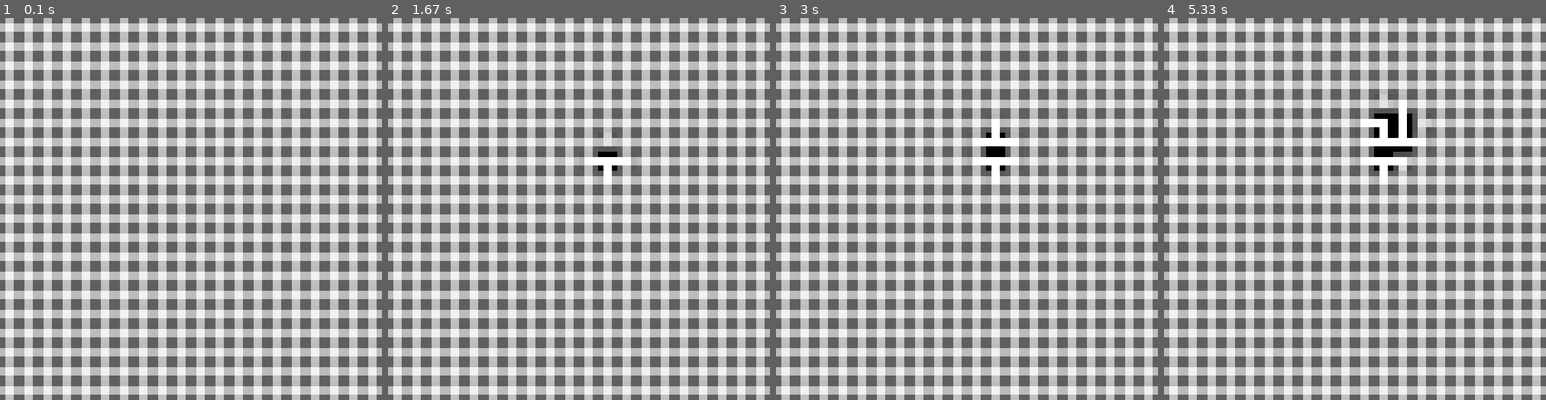
Above: before the commit, frames 1-4 (left to right).
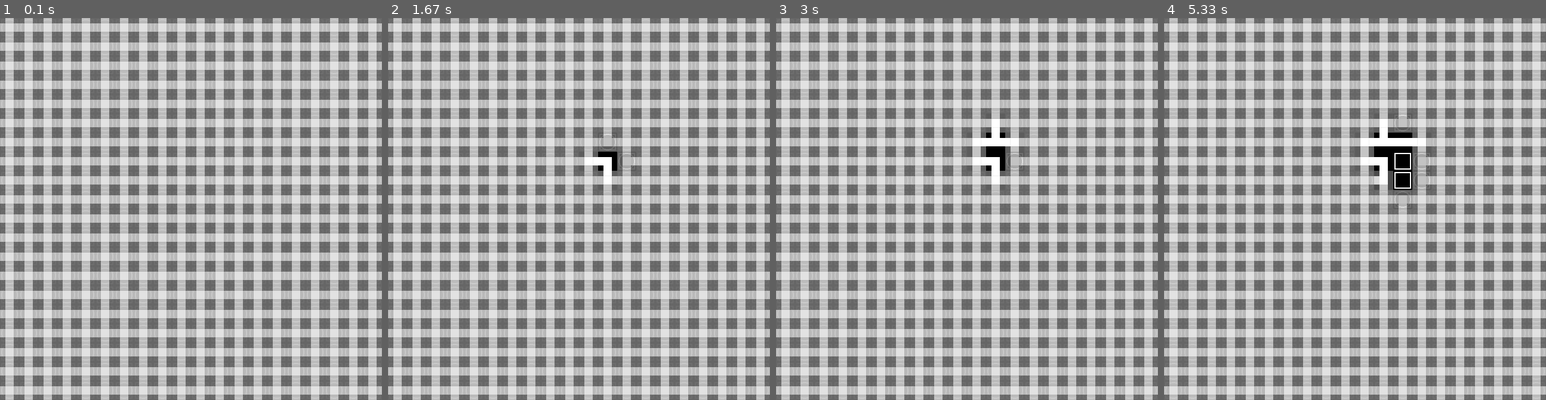
Above: after the commit, the same moments.

Repository: bobbarnes1981/PyGameWaveFunctionCollapse
Game: pygame game, started from wfc/__main__.py
Same seed, same stepped clock (60 frames per second), same inputs: the game is played once before the commit and once after it.
Inputs:
- Up to frame 1 (0.1 s): no input
- Up to frame 2 (1.67 s): no input
- Up to frame 3 (3 s): no input
- Up to frame 4 (5.33 s): tap Enter every 0.33 s from 3.33 to 5 s

The runs differ from the first frame. In frame 2, 0.3% of the frame differs, in the area x 55-65%, y 30-39%; in frame 3, 0.1%; in frame 4, 1.6%, in the area x 51-70%, y 20-50%.

Commit message:
add more tiles

Diff:
--- a/wfc/__main__.py
+++ b/wfc/__main__.py
@@ -23,9 +23,13 @@
 
     tile_names = [
         'nesw',
+        'neswew',
+        'neswns',
         'ew',
         'ns',
         'none',
+        'nonea',
+        'noneb',
         'se',
         'sw',
         'nw',
@@ -36,20 +40,24 @@
         'nws'
     ]
     # connected tile rules
-    n_list = ['ns','nw','ne','nesw','new','nes','nws']
-    e_list = ['ew','se','ne','nesw','new','sew','nes']
-    s_list = ['ns','se','sw','nesw','sew','nes','nws']
-    w_list = ['ew','sw','nw','nesw','new','sew','nws']
+    n_list = ['ns','nw','ne','nesw','neswew','neswns','new','nes','nws']
+    e_list = ['ew','se','ne','nesw','neswew','neswns','new','sew','nes']
+    s_list = ['ns','se','sw','nesw','neswew','neswns','sew','nes','nws']
+    w_list = ['ew','sw','nw','nesw','neswew','neswns','new','sew','nws']
     # not connected tile rules
-    n__list = ['none','ew','se','sw','sew']
-    e__list = ['none','ns','sw','nw','nws']
-    s__list = ['none','ew','nw','ne','new']
-    w__list = ['none','ns','se','ne','nes']
+    n__list = ['none','nonea','noneb','ew','se','sw','sew']
+    e__list = ['none','nonea','noneb','ns','sw','nw','nws']
+    s__list = ['none','nonea','noneb','ew','nw','ne','new']
+    w__list = ['none','nonea','noneb','ns','se','ne','nes']
     tile_rules = {
         'nesw': { 'n': n_list, 'e': e_list, 's': s_list, 'w': w_list },
+        'neswew': { 'n': n_list, 'e': e_list, 's': s_list, 'w': w_list },
+        'neswns': { 'n': n_list, 'e': e_list, 's': s_list, 'w': w_list },
         'ew': { 'n': n__list, 'e': e_list, 's': s__list, 'w': w_list },
         'ns': { 'n': n_list, 'e': e__list, 's': s_list, 'w': w__list },
         'none': { 'n': n__list, 'e': e__list, 's': s__list, 'w': w__list },
+        'nonea': { 'n': n__list, 'e': e__list, 's': s__list, 'w': w__list },
+        'noneb': { 'n': n__list, 'e': e__list, 's': s__list, 'w': w__list },
         'se': { 'n': n_list, 'e': e__list, 's': s__list, 'w': w_list },
         'sw': { 'n': n_list, 'e': e_list, 's': s__list, 'w': w__list },
         'nw': { 'n': n__list, 'e': e_list, 's': s_list, 'w': w__list },
Binary file added: wfc/tiles/neswew.png
Binary file added: wfc/tiles/neswns.png
Binary file added: wfc/tiles/nonea.png
Binary file added: wfc/tiles/noneb.png
